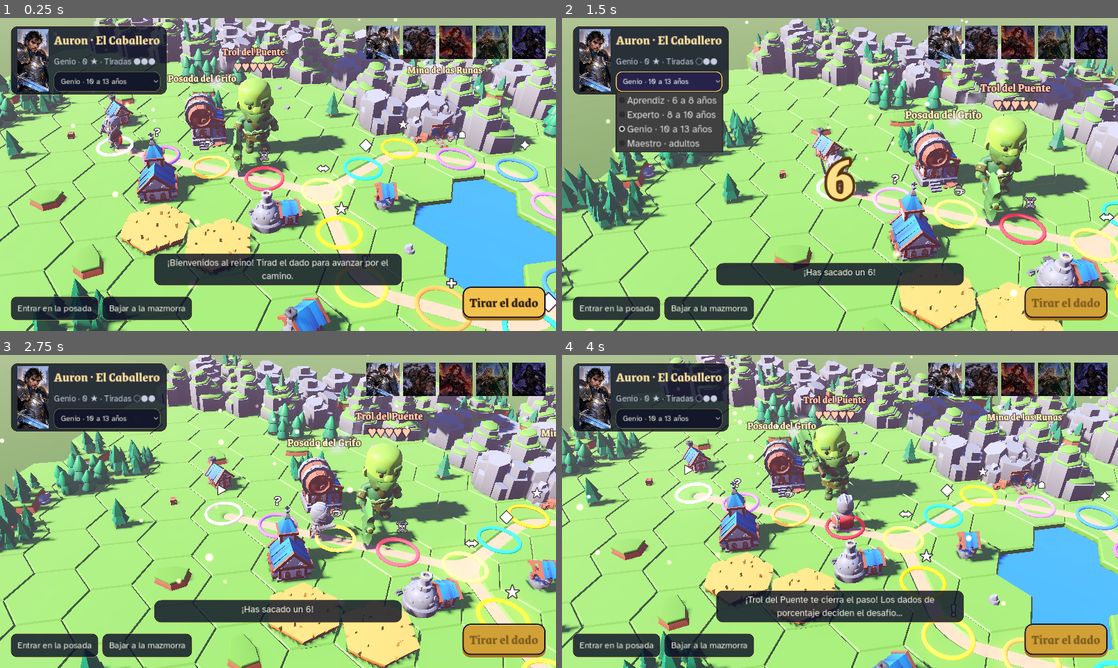
Above: before the commit, frames 1-4 (two rows, left to right).
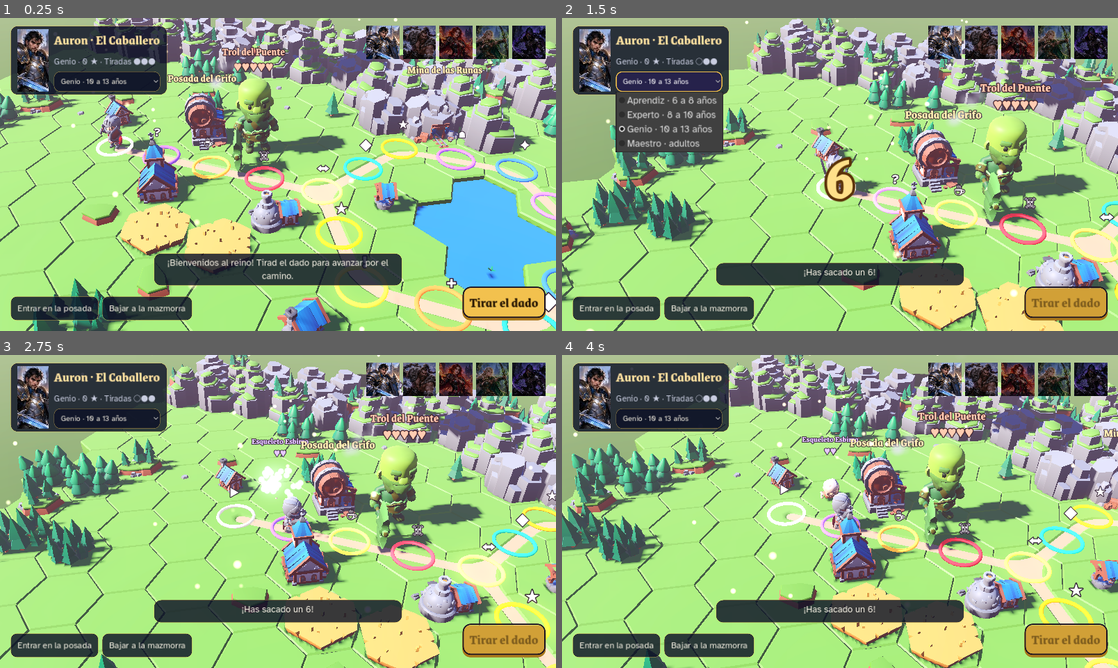
Above: after the commit, the same moments.

Repository: VicenteIbiza/camino-de-los-enigmas
Game: Godot game, scene res://main.tscn
Same seed, same stepped clock (60 frames per second), same inputs: the game is played once before the commit and once after it.
Inputs (mouse positions are in pixels of both pictures, inside the frame that each line leads up to):
- Up to frame 1 (0.25 s): no input
- Up to frame 2 (1.5 s): click "Tirar el dado" at 0.5 s; click "Genio · 10 a 13 años" at 1.25 s
- Up to frame 3 (2.75 s): click (383, 380) at 2.02 s
- Up to frame 4 (4 s): click (979, 380) at 2.77 s; click (1017, 380) at 3.52 s

The runs differ from the first frame. In frame 1, 1.9% of the frame differs, in the area x 0-90%, y 18-91%; in frame 2, 5.2%; in frame 3, 40%; in frame 4, 54%, in the area x 0-100%, y 0-100%.

Commit message:
Minijefes ocultos: cuatro esqueletos animados
- Esqueletos KayKit (CC0) escondidos junto a cuatro casillas: esbirro,
  pícaro, mago y guerrero, con 2 a 4 corazones.
- Al caer en su casilla salen del suelo y retan a un duelo con los
  dados de porcentaje; vencer da 2 estrellas, perder quita 1.
- Al pasar de largo lanzan una maldición con el dado: roban una
  estrella, empujan 2 casillas, congelan o regalan una estrella.
- Los dados de porcentaje se muestran más arriba para no tapar el
  combate.

Co-Authored-By: Claude Opus 5.5 <noreply@anthropic.com>
Claude-Session: https://claude.ai/code/session_01NEuBERpSCZKmAyKsMjf8aJ

Diff:
--- a/godot/main.gd
+++ b/godot/main.gd
@@ -15,6 +15,12 @@
 	"troll": {"name": "Trol del Puente", "hp": 5, "model": "Barbarian", "show": ["2H_Axe"], "tint": Color(0.55, 1.0, 0.45), "hex": Vector2i(-4, -1), "scale": 1.25},
 	"golem": {"name": "Gólem de Cristal", "hp": 7, "model": "Knight", "show": ["2H_Sword", "Knight_Helmet"], "tint": Color(0.55, 0.85, 1.35), "hex": Vector2i(3, -1), "scale": 1.35},
 	"dragon": {"name": "Dragón Carmesí", "hp": 10, "model": "", "hex": Vector2i(6, 0), "scale": 1.0},
+}
+const MINI := {
+	"esbirro": {"name": "Esqueleto Esbirro", "hp": 2, "model": "Skeleton_Minion", "node": Vector2i(-6, 0), "hex": Vector2i(-6, -1), "atk": "Unarmed_Melee_Attack_Punch_A"},
+	"picaro": {"name": "Esqueleto Pícaro", "hp": 3, "model": "Skeleton_Rogue", "node": Vector2i(-2, 2), "hex": Vector2i(-2, 1), "atk": "1H_Melee_Attack_Chop"},
+	"mago": {"name": "Esqueleto Mago", "hp": 3, "model": "Skeleton_Mage", "node": Vector2i(1, -2), "hex": Vector2i(2, -2), "atk": "Spellcast_Shoot"},
+	"guerrero": {"name": "Esqueleto Guerrero", "hp": 4, "model": "Skeleton_Warrior", "node": Vector2i(4, 0), "hex": Vector2i(5, -1), "atk": "1H_Melee_Attack_Chop"},
 }
 const TIERS := [[25, 0, 1], [55, 1, 2], [85, 2, 3], [100, 3, 4]]
 const ACCESSORY := ["Sword", "Shield", "Axe", "Mug", "Spellbook", "Wand", "Staff", "Crossbow", "Knife", "Throwable", "Helmet", "Hat", "Cape"]
@@ -121,6 +127,7 @@
 	build_path()
 	build_board()
 	build_bosses()
+	build_minis()
 	build_tavern()
 	build_dungeon()
 	build_ui()
@@ -328,7 +335,7 @@
 	place.call("target", 4, 1, -0.9, 1.1)
 	place.call("building_grain", -6, 2, 0.3, 1.0)
 	place.call("building_grain", -5, 2, 1.4, 1.0)
-	for b in BOSS.values():
+	for b in BOSS.values() + MINI.values():
 		occupied[key(b["hex"].x, b["hex"].y)] = true
 
 	var water := {"-1,0": true, "0,-1": true, "-1,1": true, "0,0": true}
@@ -715,6 +722,136 @@
 # ---------------------------------------------------------------- bosses
 func boss_alive(n: int) -> bool:
 	return path_nodes[n].has("boss") and bosses[path_nodes[n]["boss"]]["hp"] > 0
+
+
+func mini_alive(n: int) -> bool:
+	return path_nodes[n].has("mini") and bosses[path_nodes[n]["mini"]]["hp"] > 0
+
+
+func foe_name(id: String) -> String:
+	return BOSS[id]["name"] if BOSS.has(id) else MINI[id]["name"]
+
+
+func build_minis() -> void:
+	for id in MINI:
+		var m: Dictionary = MINI[id]
+		var node := -1
+		for i in path_nodes.size():
+			if path_nodes[i]["q"] == m["node"].x and path_nodes[i]["r"] == m["node"].y:
+				node = i
+		path_nodes[node]["mini"] = id
+		var model: Node3D = scene("res://assets/minis/%s.glb" % m["model"]).instantiate()
+		var anim: AnimationPlayer = model.find_children("*", "AnimationPlayer", true, false)[0]
+		if anim.has_animation("Idle"):
+			anim.get_animation("Idle").loop_mode = Animation.LOOP_LINEAR
+		var pos := hpos(m["hex"].x, m["hex"].y)
+		model.position = pos
+		model.scale = Vector3.ONE * 0.62
+		var tgt: Vector3 = path_nodes[node]["p"]
+		model.rotation.y = atan2(tgt.x - pos.x, tgt.z - pos.z)
+		model.visible = false
+		roots["board"].add_child(model)
+		var lbl := Label3D.new()
+		lbl.font = font_head
+		lbl.font_size = 36
+		lbl.pixel_size = 0.008
+		lbl.outline_size = 12
+		lbl.outline_modulate = Color(0.06, 0.02, 0.1)
+		lbl.modulate = Color("d4b4ff")
+		lbl.billboard = BaseMaterial3D.BILLBOARD_ENABLED
+		lbl.no_depth_test = true
+		lbl.position = pos + Vector3(0, 2.0, 0)
+		lbl.visible = false
+		roots["board"].add_child(lbl)
+		bosses[id] = {"node": node, "hp": m["hp"], "max": m["hp"], "model": model, "anim": anim, "label": lbl, "home": pos, "mini": true, "awake": false}
+		boss_label(id)
+
+
+func reveal_mini(id: String) -> void:
+	var b: Dictionary = bosses[id]
+	if b["awake"]:
+		return
+	b["awake"] = true
+	b["model"].visible = true
+	b["label"].visible = true
+	burst(b["home"] + Vector3(0, 0.4, 0), Color("b48cff"))
+	boss_anim(id, "Spawn_Ground_Skeletons")
+	await get_tree().create_timer(1.6).timeout
+	boss_anim(id, "Idle")
+
+
+func burst(at: Vector3, c: Color) -> void:
+	var p := CPUParticles3D.new()
+	p.one_shot = true
+	p.amount = 36
+	p.lifetime = 1.0
+	p.explosiveness = 0.9
+	p.position = at
+	p.direction = Vector3.UP
+	p.spread = 70.0
+	p.initial_velocity_min = 1.5
+	p.initial_velocity_max = 3.5
+	p.gravity = Vector3(0, -3, 0)
+	var q := QuadMesh.new()
+	q.size = Vector2(0.25, 0.25)
+	var m := glow_material(c * Color(1.8, 1.8, 1.8, 1))
+	m.albedo_texture = soft_dot()
+	q.material = m
+	p.mesh = q
+	roots["board"].add_child(p)
+	p.emitting = true
+	get_tree().create_timer(1.8).timeout.connect(p.queue_free)
+
+
+func mini_curse(id: String) -> String:
+	var b: Dictionary = bosses[id]
+	var was_hidden: bool = not b["awake"]
+	await reveal_mini(id)
+	boss_anim(id, "Spellcast_Summon")
+	say("%s%s despierta al verte pasar y lanza una maldición. Tira el dado…" % ["¡Un minijefe oculto! " if was_hidden else "", foe_name(id)])
+	await get_tree().create_timer(1.0).timeout
+	var v := randi_range(1, 6)
+	lbl_dice.visible = true
+	for k in 10:
+		lbl_dice.text = str(randi_range(1, 6))
+		await get_tree().create_timer(0.055).timeout
+	lbl_dice.text = str(v)
+	await get_tree().create_timer(0.7).timeout
+	lbl_dice.visible = false
+	var out := "stay"
+	var txt := ""
+	if v <= 2:
+		if stars > 0:
+			stars -= 1
+			txt = "te roba 1 estrella."
+		else:
+			txt = "quería robarte una estrella, pero no tienes. Se ríe de ti."
+		play("Hit_A")
+	elif v <= 4:
+		txt = "te empuja 2 casillas atrás y se acaba tu turno."
+		out = "push"
+	elif v == 5:
+		txt = "te congela: te quedas aquí."
+		out = "stop"
+	else:
+		stars += 1
+		txt = "¡le caes bien! Te regala 1 estrella."
+		play("Cheer")
+	boss_anim(id, "Taunt" if v < 6 else "Cheer")
+	burst(hero.position + Vector3(0, 1.0, 0), Color("ffd84a") if v == 6 else Color("b48cff"))
+	update_stats()
+	say("%s · dado %d: %s" % [foe_name(id), v, txt])
+	await get_tree().create_timer(1.4).timeout
+	boss_anim(id, "Idle")
+	if out == "push":
+		for i in 2:
+			if trail.is_empty():
+				break
+			var back: int = trail.pop_back()
+			await walk_to(path_nodes[back]["p"], 0.38)
+			hero_at = back
+		play("Idle")
+	return out
 
 
 func tint_model(root: Node, tint: Color, glow := false) -> void:
@@ -865,7 +1002,7 @@
 	var hearts := ""
 	for i in b["max"]:
 		hearts += "♥" if i < b["hp"] else "♡"
-	b["label"].text = "%s\n%s" % [BOSS[id]["name"], hearts]
+	b["label"].text = "%s\n%s" % [foe_name(id), hearts]
 
 
 func boss_anim(id: String, n: String) -> void:
@@ -902,8 +1039,9 @@
 	btn_act.disabled = true
 	var b: Dictionary = bosses[id]
 	hero_yaw_goal = atan2(b["home"].x - hero.position.x, b["home"].z - hero.position.z)
-	boss_anim(id, "Cheer")
-	say("¡%s te cierra el paso! Los dados de porcentaje deciden el desafío…" % BOSS[id]["name"])
+	var is_mini: bool = b.get("mini", false)
+	boss_anim(id, "Taunt" if is_mini else "Cheer")
+	say(("¡%s te reta a un duelo! " if is_mini else "¡%s te cierra el paso! ") % foe_name(id) + "Los dados de porcentaje deciden el desafío…")
 	await get_tree().create_timer(1.0).timeout
 	var v: int = await roll_d100()
 	var tier: Array = TIERS[3]
@@ -929,16 +1067,19 @@
 		if b["hp"] == 0:
 			await boss_defeated(id)
 			return
-		say("¡Golpe! %s pierde %d %s; le quedan %d." % [BOSS[id]["name"], dmg, "corazón" if dmg == 1 else "corazones", b["hp"]])
+		say("¡Golpe! %s pierde %d %s; le quedan %d." % [foe_name(id), dmg, "corazón" if dmg == 1 else "corazones", b["hp"]])
 		busy = false
 		btn_act.disabled = false
 		rolls_used = 0
 		update_stats()
 		offer("Atacar otra vez", boss_fight.bind(id))
 		return
-	boss_anim(id, "2H_Melee_Attack_Chop")
+	boss_anim(id, MINI[id]["atk"] if is_mini else "2H_Melee_Attack_Chop")
 	await get_tree().create_timer(0.5).timeout
 	play("Hit_A")
+	if is_mini and stars > 0:
+		stars -= 1
+		update_stats()
 	busy = false
 	btn_act.disabled = false
 	after_question(false)
@@ -966,10 +1107,11 @@
 
 func boss_defeated(id: String) -> void:
 	var b: Dictionary = bosses[id]
-	boss_anim(id, "Death_A")
-	stars += 3
+	var reward := 2 if b.get("mini", false) else 3
+	boss_anim(id, "Death_C_Skeletons" if b.get("mini", false) else "Death_A")
+	stars += reward
 	update_stats()
-	say("¡Has vencido a %s! +3 estrellas." % BOSS[id]["name"])
+	say("¡Has vencido a %s! +%d estrellas." % [foe_name(id), reward])
 	play("Cheer")
 	await get_tree().create_timer(1.4).timeout
 	var tw := create_tween()
@@ -1165,6 +1307,17 @@
 		hero_at = n
 		if boss_alive(n):
 			break
+		if s < v - 1 and mini_alive(n):
+			var res: String = await mini_curse(path_nodes[n]["mini"])
+			if res == "push":
+				busy = false
+				btn_act.disabled = false
+				rolls_used = 0
+				update_stats()
+				offer()
+				return
+			if res == "stop":
+				break
 	play("Idle")
 	busy = false
 	btn_act.disabled = false
@@ -1172,6 +1325,13 @@
 
 
 func landed(n: int) -> void:
+	if mini_alive(n):
+		var id: String = path_nodes[n]["mini"]
+		if not bosses[id]["awake"]:
+			say("¡Sorpresa! Esta casilla escondía a %s." % foe_name(id))
+			await reveal_mini(id)
+		await boss_fight(id)
+		return
 	var t: String = path_nodes[n]["type"]
 	match t:
 		"tavern":
@@ -1436,6 +1596,13 @@
 	# testing shortcuts on a keyboard: 1 riddle, 2 logic, 3 problem, 4-6 skill games
 	if e is InputEventKey and e.pressed and not busy and mode == "board":
 		var k: int = e.keycode - KEY_1
+		if k == 7:
+			for id in MINI:
+				if bosses[id]["hp"] > 0:
+					hero_at = bosses[id]["node"]
+					hero.position = path_nodes[hero_at]["p"]
+					landed(hero_at)
+					return
 		if k == 6:
 			for id in bosses:
 				if bosses[id]["hp"] > 0:
@@ -1694,6 +1861,6 @@
 	msg.position = Vector2((sz.x - msg.size.x) * 0.5, sz.y - msg.size.y - 104)
 	d100.reset_size()
 	d100.pivot_offset = d100.size * 0.5
-	d100.position = Vector2((sz.x - d100.size.x) * 0.5, sz.y * 0.32)
+	d100.position = Vector2((sz.x - d100.size.x) * 0.5, sz.y * 0.13)
 	box_choices.reset_size()
 	box_choices.position = (sz - box_choices.size) * 0.5
Not shown, added: godot/assets/LICENSE-KayKit-Skeletons.txt
Binary file added: godot/assets/minis/Skeleton_Mage.glb
Not shown, added: godot/assets/minis/Skeleton_Mage.glb.import
Binary file added: godot/assets/minis/Skeleton_Mage_skeleton_texture.png
Not shown, added: godot/assets/minis/Skeleton_Mage_skeleton_texture.png.import
Binary file added: godot/assets/minis/Skeleton_Minion.glb
Not shown, added: godot/assets/minis/Skeleton_Minion.glb.import
Binary file added: godot/assets/minis/Skeleton_Minion_skeleton_texture.png
Not shown, added: godot/assets/minis/Skeleton_Minion_skeleton_texture.png.import
Binary file added: godot/assets/minis/Skeleton_Rogue.glb
Not shown, added: godot/assets/minis/Skeleton_Rogue.glb.import
Binary file added: godot/assets/minis/Skeleton_Rogue_skeleton_texture.png
(and 5 more such lines)
